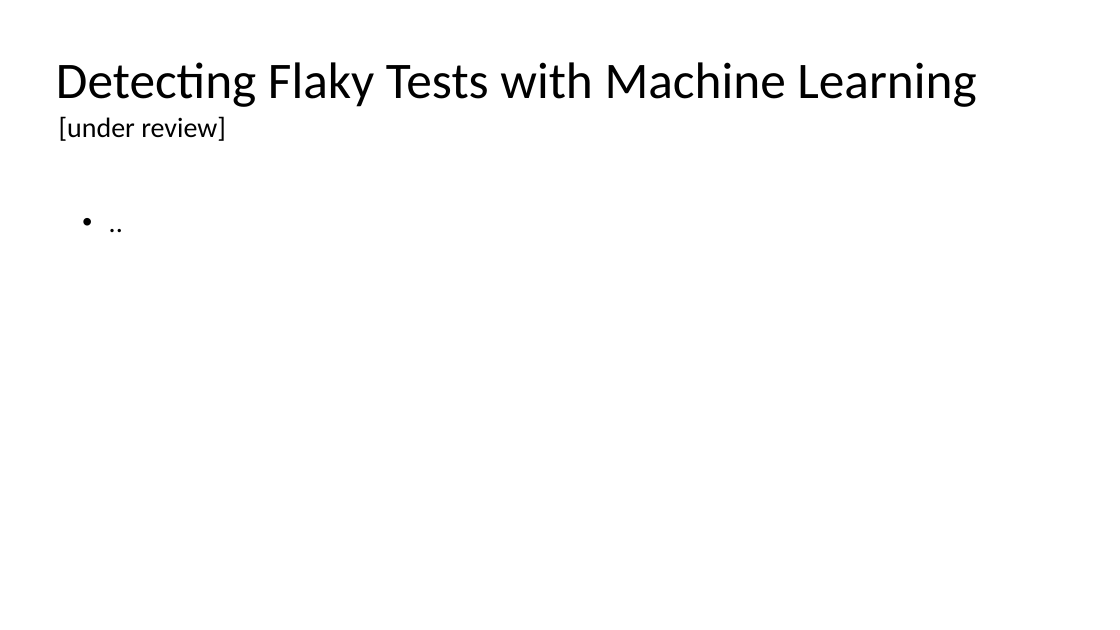
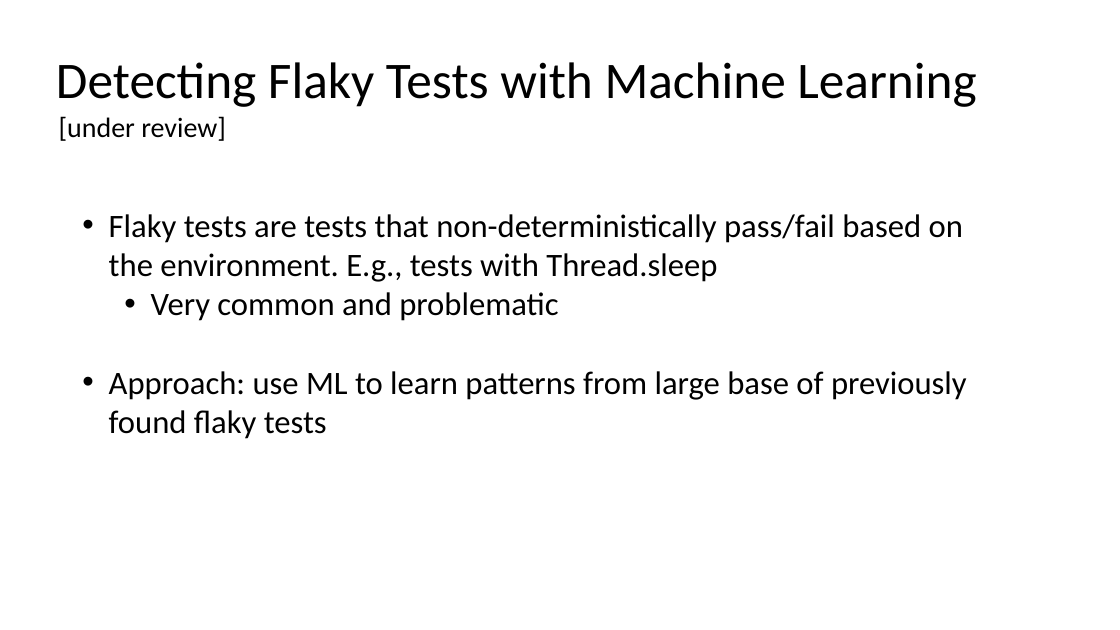
Before and after one commit to damorim/testing-cin-minicourse, a slide deck: slide 106 of testing-minicourse.pptx. Drawn at 1120x630 pixels with LibreOffice and Linux fonts; fonts in the diff are those of the drawing. Boxes give left, top, right and bottom in pixels: in the first picture for what was removed or moved away, otherwise in the second. Text is boxed around its words. In the diff, an @@ line names an element or a change of style, - is before the commit and + after.

```diff
--- a/testing-minicourse.pptx
+++ b/testing-minicourse.pptx
@@ text at (x1=109, y1=214, x2=967, y2=439): text changed; size 24 to 28 pt @@
-• ..
+• Flaky tests are tests that non-deterministically pass/fail based on the environment. E.g., tests with Thread.sleep
+  • Very common and problematic
+• Approach: use ML to learn patterns from large base of previously found flaky tests
```
Also in this commit, not shown: 10 other slides changed, 1 slide removed, 1 other file.
